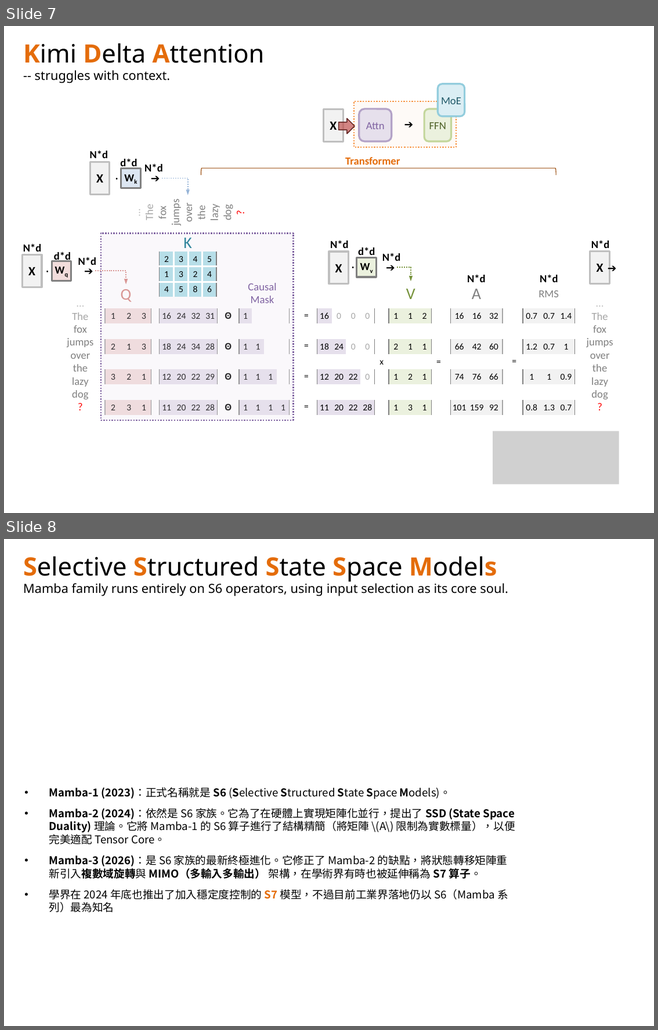
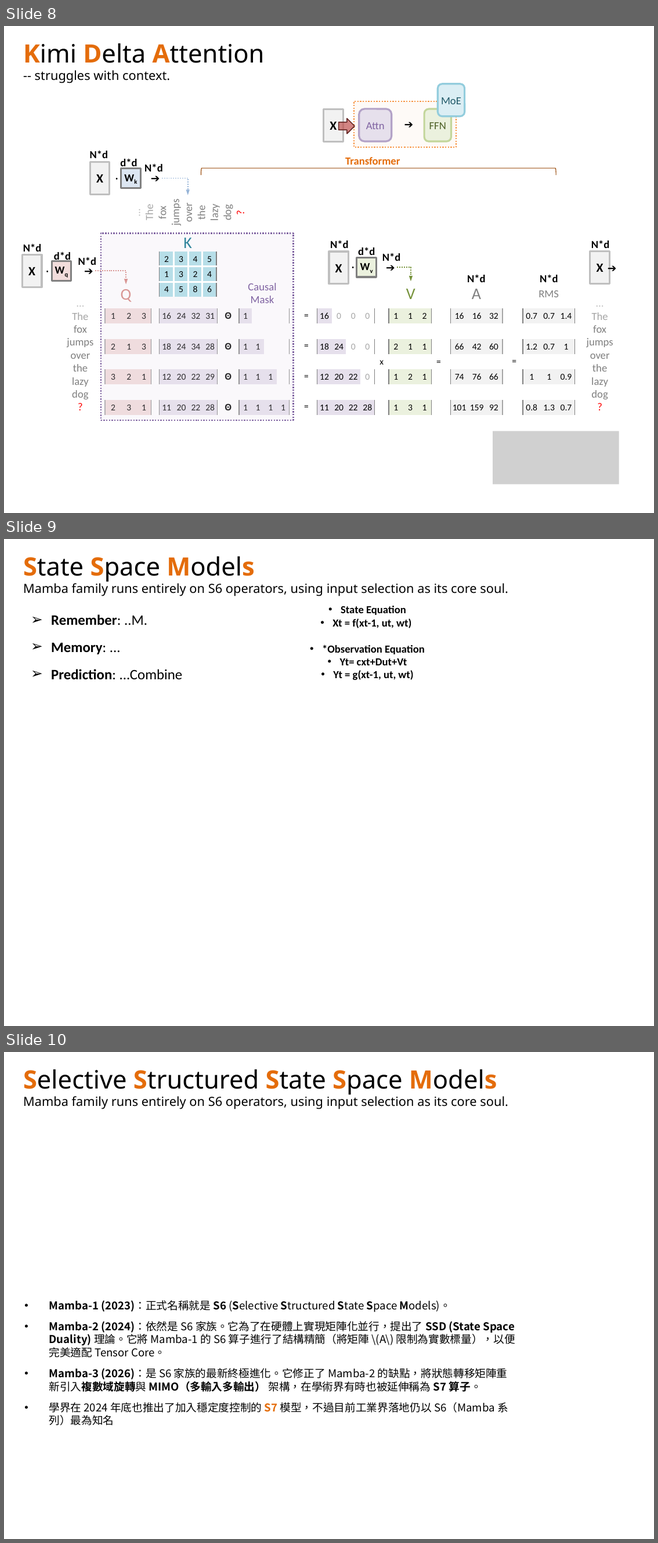
Before and after one commit to navibator/crazy-ai, a slide deck: temp.pptx. Shown one above the other, each under a label of ours: slides 7 and 8 before the commit, slides 8, 9 and 10 after it. The pictures are 658x1030 and 658x1543 pixels, drawn with LibreOffice and Linux fonts; fonts in the diff are those of the drawing; grey boxes stand for pictures. Boxes give left, top, right and bottom in pixels: in the first picture for what was removed or moved away, otherwise in the second. Text is boxed around its words. In the diff, an @@ line names an element or a change of style, - is before the commit and + after.

```diff
--- a/temp.pptx
+++ b/temp.pptx
@@ slide 9 added at [4,539,654,1026], background #FFFFFF @@
@@ text added at [23,556,508,596], 14 pt, text #000000 @@
+State Space Models
+Mamba family runs entirely on S6 operators, using input selection as its core soul.
@@ text added at [322,606,424,680], 12 pt, text #000000, bold @@
+• State Equation
+• Xt = f(xt-1, ut, wt)
+• *Observation Equation
+• Yt= cxt+Dut+Vt
+• Yt = g(xt-1, ut, wt)
@@ text added at [51,614,183,680], 16 pt, text #000000, bold @@
+➢ Remember: ..M.
+➢ Memory: ...
+➢ Prediction: ...Combine
@@ what was slide 7 is now slide 8 @@
@@ what was slide 8 is now slide 10 @@
```
Also in this commit, not shown: 2 slides changed, 1 other slide added, 1 other file.
